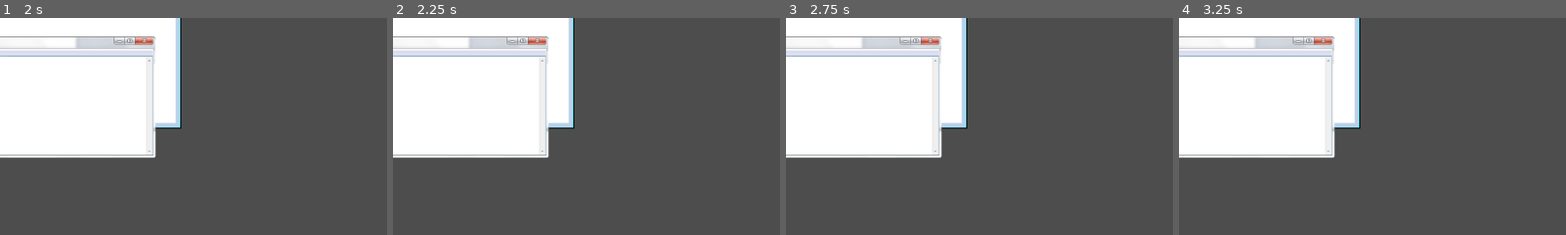
Above: before the commit, frames 1-4 (left to right).
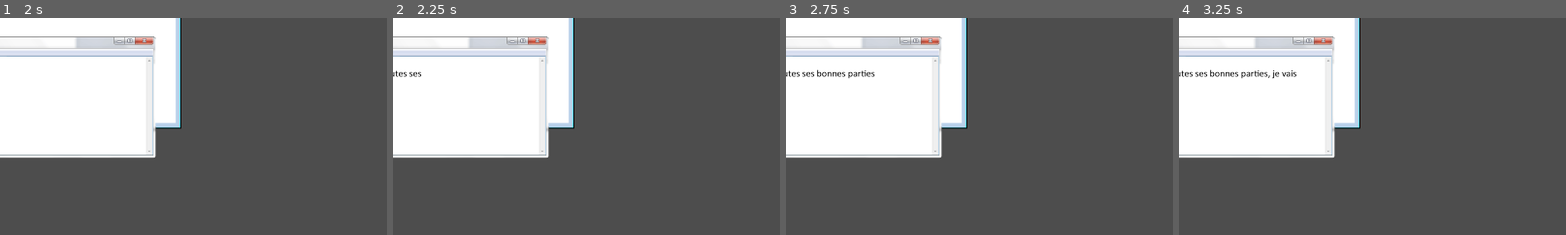
Above: after the commit, the same moments.

Repository: AlexandreAAA/Doc-Machine
Game: Godot game, scene res://Scene/robot.tscn
Two runs of this game, one before a commit and one after it. Both use one fixed random seed, a clock stepped at 60 frames per second and the inputs below. The project has no main scene, so this scene is started directly.
Inputs:
- Up to frame 1 (2 s): tap Enter at 0.5 s; hold S (bouton) 0.53-1.28 s; tap W (cable_alu) at 0.8, 1.35 s; tap Space (ram) at 1.25 s; tap Right (dessous_de_plat) at 1.55 s
- Up to frame 2 (2.25 s): tap Enter at 2 s; hold Right (dessous_de_plat) from 2.03 s (still down)
- Up to frame 3 (2.75 s): keep holding Right (dessous_de_plat); tap A (enceinte) at 2.3 s
- Up to frame 4 (3.25 s): release Right (dessous_de_plat) at 2.78 s; tap A (enceinte) at 2.85 s; tap D (fil) at 3.05 s
The pictures show only the part of the screen within x 0-50%, y 0-50%; the shares and areas given below are measured in that part.

Frame 1 is identical in both runs. In frame 2, 0.1% of the frame differs, in the area x 0-8%, y 24-28%; in frame 3, 0.4%; in frame 4, 0.5%, in the area x 0-31%, y 23-29%.

Commit message:
animations robot

Diff:
--- a/Scene/control.tscn
+++ b/Scene/control.tscn
@@ -13,7 +13,6 @@
 grow_vertical = 2
 script = ExtResource("1_4muap")
 dialog_text = NodePath("Dialog_Box/Dialog_text")
-temps_apparition = 10
 
 [node name="Dialog_Box" type="TextureRect" parent="."]
 layout_mode = 0
--- a/Scene/robot.tscn
+++ b/Scene/robot.tscn
@@ -103,10 +103,13 @@
 "texture": ExtResource("2_y6ufc")
 }, {
 "duration": 1.0,
+"texture": ExtResource("3_btpc7")
+}, {
+"duration": 1.0,
 "texture": ExtResource("4_qajsd")
 }, {
 "duration": 1.0,
-"texture": ExtResource("3_btpc7")
+"texture": ExtResource("5_6nvp5")
 }, {
 "duration": 1.0,
 "texture": ExtResource("6_hxxql")
@@ -131,9 +134,6 @@
 }, {
 "duration": 1.0,
 "texture": ExtResource("13_uvja1")
-}, {
-"duration": 1.0,
-"texture": ExtResource("5_6nvp5")
 }, {
 "duration": 1.0,
 "texture": ExtResource("14_6uoc8")
--- a/Script/dialog_box.gd
+++ b/Script/dialog_box.gd
@@ -10,7 +10,7 @@
 var text_to_print = []
 
 # temps_apparition contrôle après combien d'image la prochaine lettre du texte apparait
-@export var temps_apparition := 80
+@export var temps_apparition := 2
 
 signal finished_talking
 
--- a/Script/main.gd
+++ b/Script/main.gd
@@ -21,7 +21,7 @@
 
 func _process(delta: float) -> void:
 	if !dl_started :
-		dl_start()
+		intro()
 	prog_bar.value = (end_timer_time - end_timer.time_left)
 	update_displayed_time()
 	if end_timer.time_left <= 110:
@@ -30,7 +30,7 @@
 func _on_end_timer_timeout() -> void:
 	robot.ending(false)
 
-func dl_start():
+func intro():
 	dl_started = true
 	download_window.visible = true
 	var tween = get_tree().create_tween()
--- a/Script/robot.gd
+++ b/Script/robot.gd
@@ -54,6 +54,9 @@
 	mouth_sprite.frame = m
 
 func rotate_sprite(le_rota = left_eye_sprite.rotation,re_rota = right_eye_sprite.rotation,m_rota = mouth_sprite.rotation):
+	left_eye_sprite.rotation = deg_to_rad(0)
+	right_eye_sprite.rotation = deg_to_rad(0)
+	mouth_sprite.rotation = deg_to_rad(0)
 	left_eye_sprite.rotation = deg_to_rad(le_rota)
 	right_eye_sprite.rotation = deg_to_rad(re_rota)
 	mouth_sprite.rotation = deg_to_rad(m_rota)
@@ -75,8 +78,12 @@
 				once_dialog_array[0] = false
 				input_table[0] = false
 				if victory_condition[0] :
+					change_sprite(4,4,2)
+					rotate_sprite(0,0,0)
 					talk("GoodRam")
 				else:
+					change_sprite(5,5,4)
+					rotate_sprite(0,0,0)
 					talk("BadRam")
 		if event.is_action_pressed("jack"):
 			if once_dialog_array[1]:
@@ -84,73 +91,108 @@
 				input_table[1] = false
 				if victory_condition[1] :
 					print("COUBEH")
+					rotate_sprite(0,0,180)
+					change_sprite(15,15,9)
 					talk("GoodJack")
 				else:
+					rotate_sprite(0,0,180)
+					change_sprite(6,7,7)
 					talk("BadJack")
 		if event.is_action_pressed("ventilo"):
 			if once_dialog_array[2]:
 				once_dialog_array[2] = false
 				input_table[2] = false
 				if victory_condition[2] :
+					rotate_sprite(0,0,0)
+					change_sprite(11,10,2)
 					talk("GoodVentilo")
 				else:
+					rotate_sprite(0,0,0)
+					change_sprite(13,13,1)
 					talk("BadVentilo")
 		if event.is_action_pressed("dessous_de_plat"):
 			if once_dialog_array[3]:
 				once_dialog_array[3] = false
 				input_table[3] = false
 				if victory_condition[3] :
+					change_sprite(4,4,3)
+					rotate_sprite(180,180,0)
 					talk("GoodDessous_de_plat")
 				else:
+					change_sprite(3,3,2)
 					talk("BadDessous_de_plat")
 		if event.is_action_pressed("gpu"):
 			if once_dialog_array[4]:
 				once_dialog_array[4] = false
 				input_table[4] = false
 				if victory_condition[4] :
+					change_sprite(14,14,4)
+					rotate_sprite(0,0,180)
 					talk("GoodGpu")
 				else:
+					rotate_sprite(0,0,0)
+					change_sprite(16,16,2)
 					talk("BadGpu")
 		if event.is_action_pressed("cable_alu"):
 			if once_dialog_array[5]:
 				once_dialog_array[5] = false
 				input_table[5] = false
 				if victory_condition[5] :
+					change_sprite(4,4,9)
+					rotate_sprite(0,0,180)
 					talk("GoodCable_alu")
 				else:
+					change_sprite(4,4,3)
+					rotate_sprite(180,180,0)
 					talk("BadCable_alu")
 		if event.is_action_pressed("enceinte"):
 			if once_dialog_array[6]:
 				once_dialog_array[6] = false
 				input_table[6] = false
 				if victory_condition[6] :
-					talk("GoodEnceinte")
-				else:
-					talk("BadEnceinte")
+					rotate_sprite(0,0,0)
+					change_sprite(1,2,0)
+					talk("GoodEnceinte") #garder les mains
+				else:
+					rotate_sprite(0,0,0)
+					change_sprite(1,2,8)
+					talk("BadEnceinte") #espagnol
 		if event.is_action_pressed("bouton"):
 			if once_dialog_array[7]:
 				once_dialog_array[7] = false
 				input_table[7] = false
 				if victory_condition[7] :
+					change_sprite(12,12,9)
+					rotate_sprite(0,0,180)
 					talk("GoodBouton")
 				else:
+					rotate_sprite(0,0,0)
+					change_sprite(10,11,5)
 					talk("BadBouton")
 		if event.is_action_pressed("fil"):
 			if once_dialog_array[8]:
 				once_dialog_array[8] = false
 				input_table[8] = false
 				if victory_condition[8] :
-					talk("GoodFil")
-				else:
-					talk("BadFil")
+					rotate_sprite(0,0,0)
+					change_sprite(15,15,0)
+					talk("GoodFil") #doigté
+				else:
+					rotate_sprite(0,0,0)
+					change_sprite(5,5,4)
+					talk("BadFil") #faux contact
 		if event.is_action_pressed("grille"):
 			if once_dialog_array[9]:
 				once_dialog_array[9] = false
 				input_table[9] = false
 				if victory_condition[9] :
-					talk("GoodGrille")
-				else:
-					talk("BadGrille")
+					change_sprite(12,12,4)
+					rotate_sprite(0,0,180)
+					talk("GoodGrille") #chatouille gratouille
+				else:
+					change_sprite(14,14,3)
+					rotate_sprite(0,0,180)
+					talk("BadGrille") #plafond
 
 func check_victory() -> bool:
 	if input_table.count(true) == 0:
Not shown, changed: Assets/dialog_box.txt
